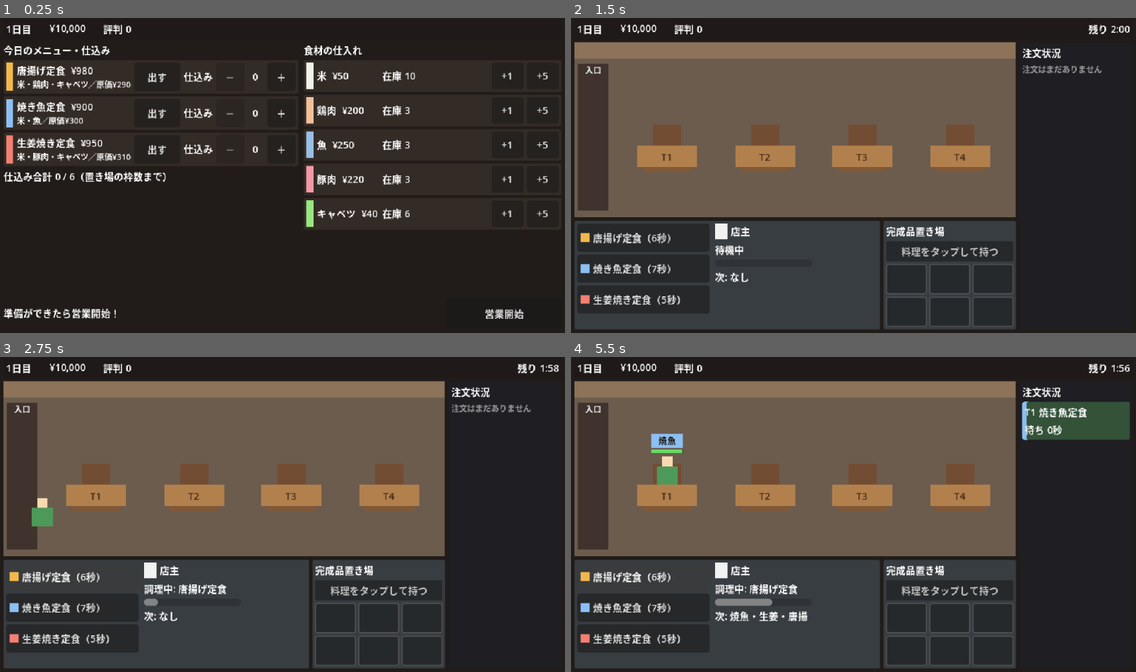
Above: before the commit, frames 1-4 (two rows, left to right).
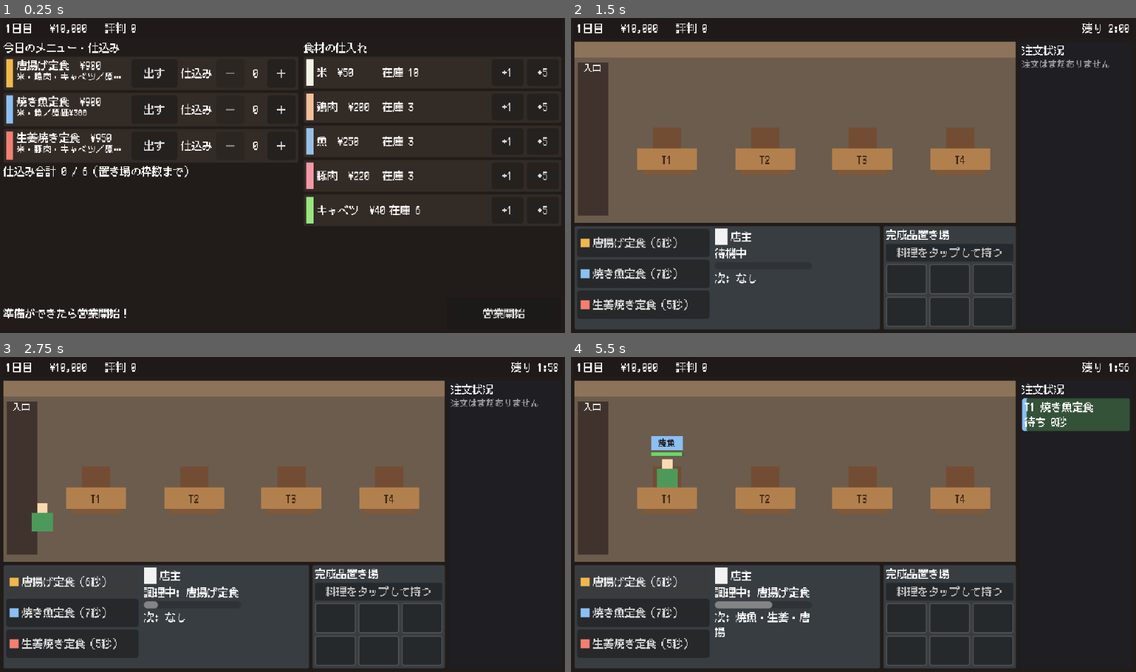
Above: after the commit, the same moments.

Repository: ramen07310182/Kitchen-Battlefield
Game: Godot game, scene res://scenes/main/main.tscn
Same seed, same stepped clock (60 frames per second), same inputs: the game is played once before the commit and once after it.
Inputs (mouse positions are in pixels of both pictures, inside the frame that each line leads up to):
- Up to frame 1 (0.25 s): no input
- Up to frame 2 (1.5 s): click "営業開始" at 0.5 s; click (667, 128) at 1.27 s
- Up to frame 3 (2.75 s): click "唐揚げ定食（6秒）" at 2 s
- Up to frame 4 (5.5 s): click "焼き魚定食（7秒）" at 2.75 s; click "生姜焼き定食（5秒）" at 3.5 s; click (667, 467) at 4.27 s; click "唐揚げ定食（6秒）" at 5 s

The runs differ from the first frame. In frame 1, 8.2% of the frame differs, in the area x 0-97%, y 1-96%; in frame 2, 7.5%; in frame 3, 8.2%; in frame 4, 9.8%, in the area x 0-99%, y 1-93%.

Commit message:
日本語ドット絵フォント PixelMplus を同梱し、全画面で使う
- assets/fonts/pixel_mplus/ に PixelMplus12 / PixelMplus10 とライセンス（M+ FONT LICENSE）を追加
- インポート設定でアンチエイリアス・ヒンティング・サブピクセル配置をオフ
- テーマに既定フォント（12px）と SmallLabel（10px）・LargeLabel（24px）を定義し、
  各シーンの文字サイズ指定を置き換え
- フォントにない「—」を「なし」に変更

Co-Authored-By: Claude Opus 5.5 <noreply@anthropic.com>

Diff:
--- a/assets/theme/main_theme.tres
+++ b/assets/theme/main_theme.tres
@@ -1,4 +1,14 @@
 [gd_resource type="Theme" format=3]
 
+[ext_resource type="FontFile" path="res://assets/fonts/pixel_mplus/PixelMplus12-Regular.ttf" id="1_font12"]
+[ext_resource type="FontFile" path="res://assets/fonts/pixel_mplus/PixelMplus10-Regular.ttf" id="2_font10"]
+
 [resource]
-default_font_size = 11
+default_font = ExtResource("1_font12")
+default_font_size = 12
+LargeLabel/base_type = &"Label"
+LargeLabel/font_sizes/font_size = 24
+LargeLabel/fonts/font = ExtResource("1_font12")
+SmallLabel/base_type = &"Label"
+SmallLabel/font_sizes/font_size = 10
+SmallLabel/fonts/font = ExtResource("2_font10")
--- a/scenes/business/business.tscn
+++ b/scenes/business/business.tscn
@@ -101,7 +101,7 @@
 anchor_right = 1.0
 offset_bottom = 16.0
 grow_horizontal = 2
-theme_override_font_sizes/font_size = 9
+theme_type_variation = &"SmallLabel"
 text = "入口"
 horizontal_alignment = 1
 
@@ -158,7 +158,7 @@
 grow_vertical = 2
 theme_override_colors/font_outline_color = Color(0, 0, 0, 1)
 theme_override_constants/outline_size = 6
-theme_override_font_sizes/font_size = 24
+theme_type_variation = &"LargeLabel"
 text = "本日の営業終了！"
 horizontal_alignment = 1
 vertical_alignment = 1
--- a/scenes/business/customer.tscn
+++ b/scenes/business/customer.tscn
@@ -57,7 +57,7 @@
 grow_horizontal = 2
 grow_vertical = 2
 theme_override_colors/font_color = Color(0.1, 0.08, 0.05, 1)
-theme_override_font_sizes/font_size = 10
+theme_type_variation = &"SmallLabel"
 text = "唐揚"
 horizontal_alignment = 1
 vertical_alignment = 1
--- a/scenes/business/order_panel.tscn
+++ b/scenes/business/order_panel.tscn
@@ -19,7 +19,7 @@
 unique_name_in_owner = true
 layout_mode = 2
 theme_override_colors/font_color = Color(0.6, 0.6, 0.6, 1)
-theme_override_font_sizes/font_size = 9
+theme_type_variation = &"SmallLabel"
 text = "注文はまだありません"
 
 [node name="OrderList" type="VBoxContainer" parent="VBox"]
--- a/scenes/prep/menu_row.tscn
+++ b/scenes/prep/menu_row.tscn
@@ -30,7 +30,7 @@
 [node name="InfoLabel" type="Label" parent="HBox/Texts"]
 unique_name_in_owner = true
 layout_mode = 2
-theme_override_font_sizes/font_size = 9
+theme_type_variation = &"SmallLabel"
 text = "食材"
 clip_text = true
 text_overrun_behavior = 3
--- a/scenes/result/result_screen.tscn
+++ b/scenes/result/result_screen.tscn
@@ -39,7 +39,7 @@
 [node name="TitleLabel" type="Label" parent="SafeArea/VBox"]
 unique_name_in_owner = true
 layout_mode = 2
-theme_override_font_sizes/font_size = 18
+theme_type_variation = &"LargeLabel"
 text = "1日目の営業結果"
 horizontal_alignment = 1
 
@@ -47,7 +47,7 @@
 unique_name_in_owner = true
 layout_mode = 2
 theme_override_colors/font_color = Color(1, 0.85, 0.35, 1)
-theme_override_font_sizes/font_size = 16
+theme_type_variation = &"LargeLabel"
 text = "今日の評価"
 horizontal_alignment = 1
 
--- a/scripts/ui_text.gd
+++ b/scripts/ui_text.gd
@@ -66,7 +66,7 @@
 const RESULT_PEOPLE := "%d人"
 const RESULT_COUNT := "%d件"
 const RESULT_TIMES := "%d回"
-const RESULT_NO_RATING := "—"
+const RESULT_NO_RATING := "なし"
 const RESULT_NEXT := "次の日へ"
 
 
Binary file added: assets/fonts/pixel_mplus/PixelMplus10-Regular.ttf
Not shown, added: assets/fonts/pixel_mplus/PixelMplus10-Regular.ttf.import
Binary file added: assets/fonts/pixel_mplus/PixelMplus12-Regular.ttf
Not shown, added: assets/fonts/pixel_mplus/PixelMplus12-Regular.ttf.import
Not shown, added: assets/fonts/pixel_mplus/README.txt
Not shown, added: assets/fonts/pixel_mplus/LICENSE_E
